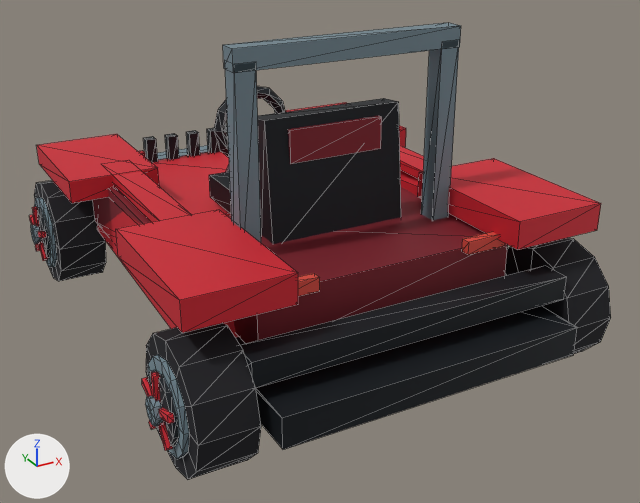
What one commit did to the glTF model DLC/AmericanDad/assets/kart/american-dad/hayley-smith/kart.glb.
Rendered twice from a 50 mm lens placed at (-2.05, -4.11, 2.37), pointed at (0.1, -0.21, 0.42). Lighting does not change. The marker at lower left points along +X, +Y and +Z. The picture after the commit comes second. Mesh edges are drawn as thin lines. Where no turn or scale is listed for an object, it has been applied to the vertices. Vertices at exactly the same position are counted once.

Objects in the first picture: 'chassis', 'wheel-front-left', 'wheel-rear-left', 'wheel-rear-right'.
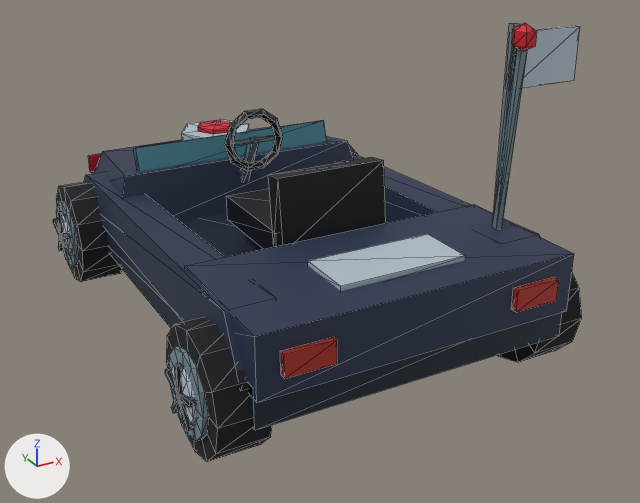
Changed parts and their boxes [x1, y1, x2, y2] in the pictures (640 x 503 px):
'chassis', deleted
    before: [37, 23, 601, 450]
'identity-sedan-sedan-road-car-body', added (blue)
    after: [84, 120, 574, 430]
'wheel-rear-left', reshaped, moved (10% narrower, 7% shorter)
    before: [142, 323, 261, 479]
    after: [165, 317, 272, 462]
'identity-sedan-driver-cockpit', added
    after: [224, 109, 386, 249]
'wheel-rear-right', reshaped, moved
    before: [505, 238, 611, 354]
    after: [498, 273, 582, 362]
'wheel-front-left', reshaped, moved (10% narrower)
    before: [29, 180, 106, 281]
    after: [53, 182, 122, 282]
'identity-sedan-motif-flag', added
    after: [493, 23, 580, 217]
'identity-sedan-motif-antenna', added (blue)
    after: [492, 23, 537, 230]
'identity-sedan-motif-badge', added
    after: [181, 119, 249, 141]
part 1 of me_wheel_front_left, added
    after: [57, 214, 72, 256]
part 2 of me_wheel_front_left, added
    after: [56, 211, 63, 235]
part 3 of me_wheel_front_left, rebuilt (8% narrower)
    before: [34, 180, 106, 281]
    after: [56, 182, 122, 282]
part 4 of me_wheel_front_left, rebuilt
    before: [29, 215, 35, 225]
    after: [53, 218, 60, 236]
part 5 of me_wheel_front_left, rebuilt
    before: [38, 231, 46, 238]
    after: [59, 233, 69, 239]
part 6 of me_wheel_front_left, cut back
    before: [30, 198, 57, 267]
    after: [58, 236, 70, 260]
part 7 of me_wheel_rear_left, added
    after: [171, 364, 197, 425]
part 8 of me_wheel_rear_left, added
    after: [174, 363, 182, 396]
part 9 of me_wheel_rear_left, rebuilt (8% narrower, 7% shorter)
    before: [146, 323, 261, 479]
    after: [166, 317, 272, 462]
part 10 of me_wheel_rear_left, rebuilt
    before: [142, 377, 153, 397]
    after: [165, 368, 177, 395]
part 11 of me_wheel_rear_left, rebuilt
    before: [159, 408, 175, 424]
    after: [177, 393, 195, 407]
part 12 of me_wheel_rear_left, cut back
    before: [146, 355, 189, 459]
    after: [171, 395, 193, 431]

Edits to the bpy script that builds the scene:
```text
Change me_wheel_front_left:
    remove me_wheel_front_left.from_pydata(...)  # 132 vertices, 228 faces; spans x -0.221..0.135, y -0.31..0.31, z -0.31..0.31
    add me_wheel_front_left.from_pydata(...)  # 113 vertices, 196 faces; spans x -0.183..0.125, y -0.3..0.3, z -0.3..0.3
    me_wheel_front_left part 1: a new loose piece, a 10-sided cylinder along x spanning x -0.165..-0.14, y -0.128..0.128, z -0.135..0.135, in mat_wheel_vertex_colours
    me_wheel_front_left part 2: a new loose piece, a box spanning x -0.183..-0.158, y -0.015..0.015, z 0.0..0.15, in mat_wheel_vertex_colours
    me_wheel_front_left part 3: the loose piece of 26 vertices spanning x -0.135..0.135, y -0.31..0.31, z -0.31..0.31 is rebuilt with 51 vertices and now spans x -0.149..0.125, y -0.3..0.3, z -0.3..0.3
    me_wheel_front_left part 4: the loose piece of 8 vertices spanning x -0.2..-0.174, y 0.0..0.165, z -0.015..0.068 is rebuilt with 8 vertices and now spans x -0.183..-0.158, y -0.005..0.147, z -0.014..0.061
    me_wheel_front_left part 5: the loose piece of 8 vertices spanning x -0.2..-0.174, y -0.165..0.0, z -0.015..0.068 is rebuilt with 8 vertices and now spans x -0.183..-0.158, y -0.147..0.005, z -0.014..0.061
    me_wheel_front_left part 6: 90 vertices removed from x -0.221..-0.134, y -0.217..0.217, z -0.217..0.217; 16 vertices added at x -0.183..-0.158, y -0.1..0.1, z -0.13..0.009
Change me_wheel_rear_left:
    remove me_wheel_rear_left.from_pydata(...)  # 132 vertices, 228 faces; spans x -0.221..0.135, y -0.31..0.31, z -0.31..0.31
    add me_wheel_rear_left.from_pydata(...)  # 113 vertices, 196 faces; spans x -0.183..0.125, y -0.3..0.3, z -0.3..0.3
    me_wheel_rear_left part 7: a new loose piece, a 10-sided cylinder along x spanning x -0.165..-0.14, y -0.128..0.128, z -0.135..0.135, in mat_wheel_vertex_colours
    me_wheel_rear_left part 8: a new loose piece, a box spanning x -0.183..-0.158, y -0.015..0.015, z 0.0..0.15, in mat_wheel_vertex_colours
    me_wheel_rear_left part 9: the loose piece of 26 vertices spanning x -0.135..0.135, y -0.31..0.31, z -0.31..0.31 is rebuilt with 51 vertices and now spans x -0.149..0.125, y -0.3..0.3, z -0.3..0.3
    me_wheel_rear_left part 10: the loose piece of 8 vertices spanning x -0.2..-0.174, y 0.0..0.165, z -0.015..0.068 is rebuilt with 8 vertices and now spans x -0.183..-0.158, y -0.005..0.147, z -0.014..0.061
    me_wheel_rear_left part 11: the loose piece of 8 vertices spanning x -0.2..-0.174, y -0.165..0.0, z -0.015..0.068 is rebuilt with 8 vertices and now spans x -0.183..-0.158, y -0.147..0.005, z -0.014..0.061
    me_wheel_rear_left part 12: 90 vertices removed from x -0.221..-0.134, y -0.217..0.217, z -0.217..0.217; 16 vertices added at x -0.183..-0.158, y -0.1..0.1, z -0.13..0.009
Change me_wheel_rear_right:
    remove me_wheel_rear_right.from_pydata(...)  # 132 vertices, 228 faces; spans x -0.135..0.221, y -0.31..0.31, z -0.31..0.31
    add me_wheel_rear_right.from_pydata(...)  # 113 vertices, 196 faces; spans x -0.125..0.183, y -0.3..0.3, z -0.3..0.3
    me_wheel_rear_right part 13: the loose piece of 26 vertices spanning x -0.135..0.135, y -0.31..0.31, z -0.31..0.31 is rebuilt with 51 vertices and now spans x -0.125..0.149, y -0.3..0.3, z -0.3..0.3
    other edits to the shape of me_wheel_rear_right do not show in these pictures
Remove ob_chassis:
    ob_chassis = bpy.data.objects.new('chassis', me_chassis)
Change ob_wheel_front_left:
    ob_wheel_front_left.location: (-0.955, 1.08, 0.31) -> (-0.85, 1.01, 0.3)
Change ob_wheel_rear_left:
    ob_wheel_rear_left.location: (-0.955, -1.08, 0.31) -> (-0.85, -1.01, 0.3)
Change ob_wheel_rear_right:
    ob_wheel_rear_right.location: (0.955, -1.08, 0.31) -> (0.85, -1.01, 0.3)
Add ob_identity_sedan_motif_flag:
    ob_identity_sedan_motif_flag = bpy.data.objects.new('identity-sedan-motif-flag', me_identity_sedan_motif_flag)  # a box spanning x 0.702..0.738, y -0.938..-0.902, z 0.7..1.7; a box spanning x 0.71..1.11, y -0.938..-0.902, z 1.4..1.66
    ob_identity_sedan_motif_flag.location = (0.0, 0.0, 0.0)
Add ob_identity_sedan_motif_antenna:
    ob_identity_sedan_motif_antenna = bpy.data.objects.new('identity-sedan-motif-antenna', me_identity_sedan_motif_antenna)  # 22 vertices, 36 faces; spans x 0.654..0.766, y -1.049..-0.913, z 0.699..1.715
    ob_identity_sedan_motif_antenna.location = (0.0, 0.0, 0.0)
Add ob_identity_sedan_motif_badge:
    ob_identity_sedan_motif_badge = bpy.data.objects.new('identity-sedan-motif-badge', me_identity_sedan_motif_badge)  # 27 vertices, 48 faces; spans x -0.23..0.23, y 0.781..1.179, z 0.788..0.858
    ob_identity_sedan_motif_badge.location = (0.0, 0.0, 0.0)
Add ob_identity_sedan_driver_cockpit:
    ob_identity_sedan_driver_cockpit = bpy.data.objects.new('identity-sedan-driver-cockpit', me_identity_sedan_driver_cockpit)  # 80 vertices, 140 faces; spans x -0.3..0.3, y -0.557..0.679, z 0.459..1.086
    ob_identity_sedan_driver_cockpit.location = (0.0, 0.0, 0.0)
Add ob_identity_sedan_sedan_road_car_body:
    ob_identity_sedan_sedan_road_car_body = bpy.data.objects.new('identity-sedan-sedan-road-car-body', me_identity_sedan_sedan_road_car_body)  # 144 vertices, 216 faces; spans x -0.86..0.86, y -1.39..1.53, z 0.25..0.88
    ob_identity_sedan_sedan_road_car_body.location = (0.0, 0.0, 0.0)
```
